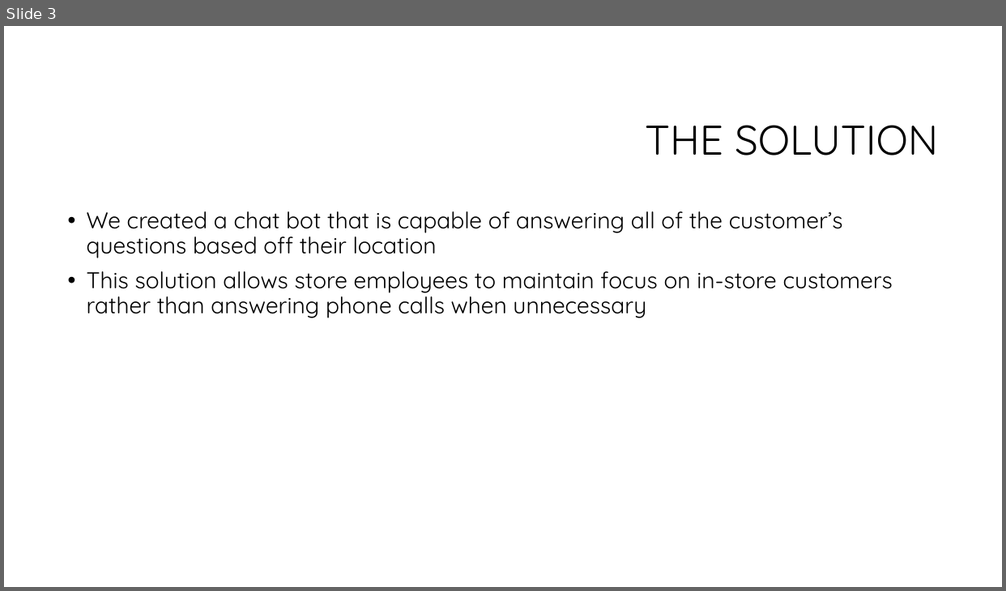
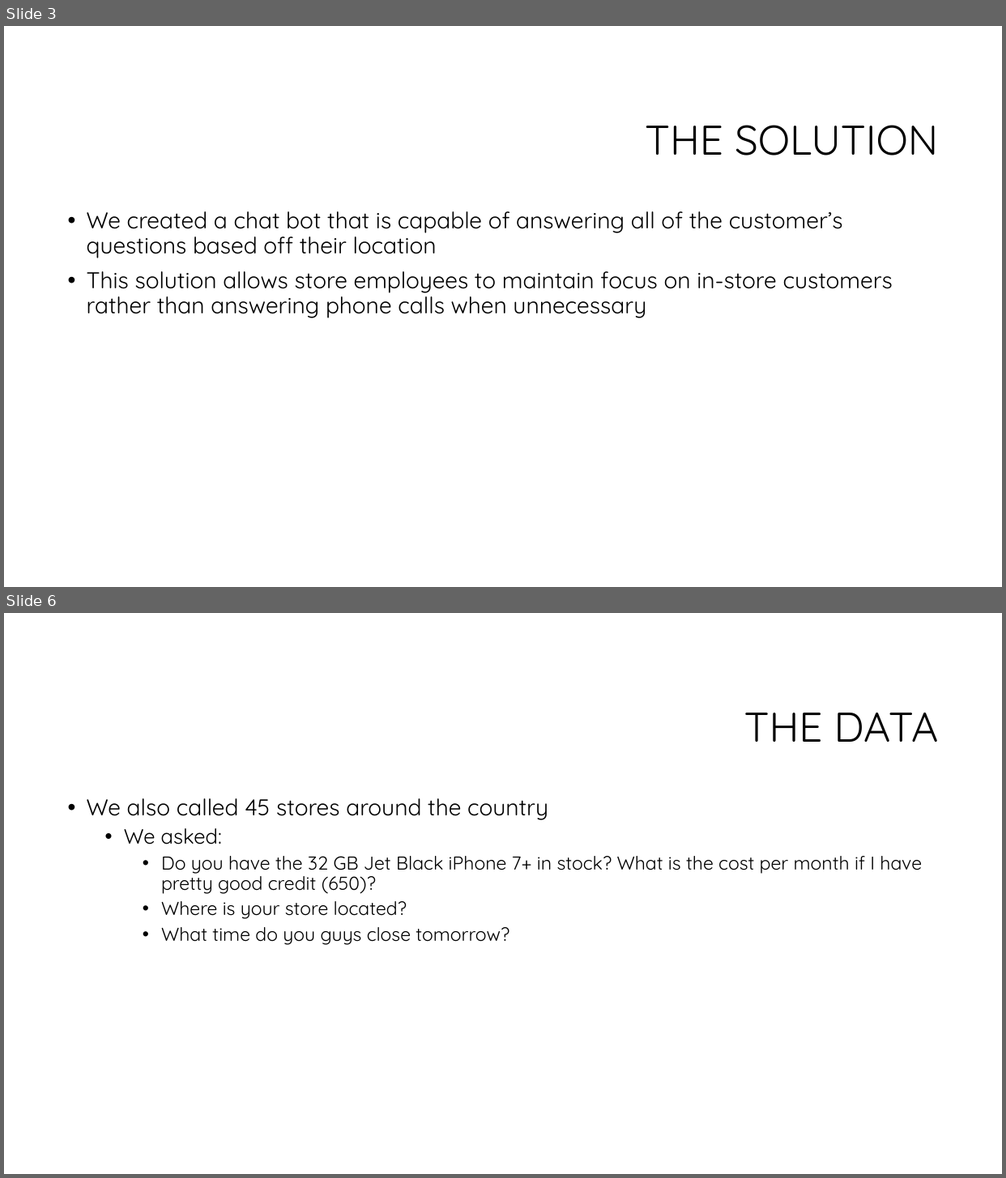
Before and after one commit to theriley106/Mobey, a slide deck: T-Mobile one.pptx. Shown one above the other, each under a label of ours: slide 3 before the commit, slides 3 and 6 after it; the slides between them are not shown. The pictures are 1006x591 and 1006x1178 pixels, drawn with LibreOffice and Linux fonts; fonts in the diff are those of the drawing; background and template pictures are left out. Boxes give left, top, right and bottom in pixels: in the first picture for what was removed or moved away, otherwise in the second. Text is boxed around its words. In the diff, an @@ line names an element or a change of style, - is before the commit and + after.

Commit message:
pptx data

```diff
--- a/T-Mobile one.pptx
+++ b/T-Mobile one.pptx
@@ slide 6 added at box(4, 613, 1002, 1174), background #FFFFFF @@
@@ title added at box(744, 713, 939, 742), 40 pt, text #000000 @@
+THE DATA
@@ text added at box(87, 798, 922, 945), 18 pt, text #000000 @@
+• We also called 45 stores around the country
+  • We asked:
+    • Do you have the 32 GB Jet Black iPhone 7+ in stock? What is the cost per month if I have pretty good credit (650)?
+    • Where is your store located?
+    • What time do you guys close tomorrow?
```
Also in this commit, not shown: 3 other slides added.
